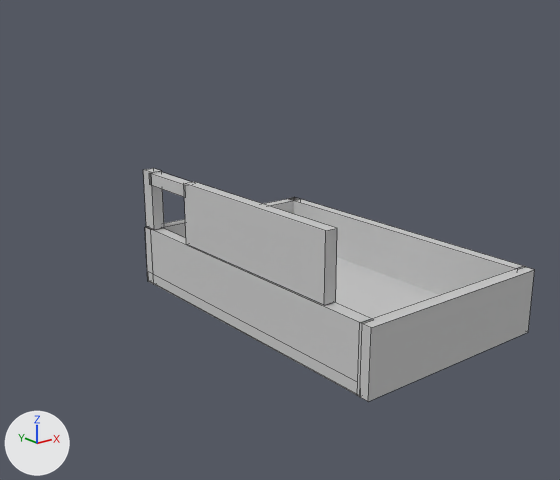
The FBX model GameTemplate/Game/Assets/modelData/Tatemono2.FBX: old version first, new version second.
Both versions are drawn from a camera (50 mm lens) standing at (-2.89, -3.47, 1.84) and looking at (-0.1, 0.01, 0.44). Every picture has the same lights, and +X, +Y and +Z are marked at lower left. Mesh edges are drawn as thin lines. Where no turn or scale is listed for an object, it has been applied to the vertices.
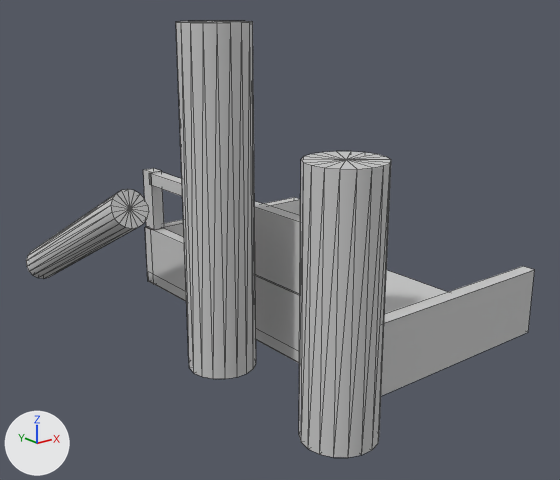
Where the change shows, as pixel boxes [x1, y1, x2, y2] in the pictures (560 x 480 px):
```json
{"object": "Cylinder003", "change": "added", "after": [299, 151, 391, 458]}
{"object": "Cylinder001", "change": "added", "after": [176, 21, 256, 379]}
{"object": "Box003", "change": "deleted", "before": [287, 197, 526, 295]}
{"object": "Cylinder002", "change": "added", "after": [26, 189, 148, 279]}
{"object": "Box002", "change": "unchanged, covered by the edit", "before": [151, 228, 371, 395], "after": [151, 228, 300, 363]}
{"object": "Box006", "change": "unchanged, covered by the edit", "before": [184, 182, 337, 305], "after": [254, 201, 300, 294]}
```

The change, as JSON lines over the scene's bpy script:
```json
{"op": "add", "block": "mat_02___default", "code": ["mat_02___default = principled_material('02 - Default')", "mat_02___default.base_color = (0.588, 0.588, 0.588)  # light grey #cacaca", "mat_02___default.roughness = 0.859"]}
{"op": "add", "block": "me_mesh_007_1", "code": ["me_mesh_007_1 = bpy.data.meshes.new('Mesh.007')", "me_mesh_007_1.from_pydata(...)  # 38 vertices, 72 faces; spans x -0.18..0.18, y -0.17..0.17, z 0.0..1.73", "me_mesh_007_1.materials.append(mat_02___default)  # its picture is missing"]}
{"op": "add", "block": "me_mesh_009", "code": ["me_mesh_009 = bpy.data.meshes.new('Mesh.009')", "me_mesh_009.from_pydata(...)  # an 18-sided cylinder along z spanning x -0.177..0.177, y -0.174..0.174, z 0.0..1.227", "me_mesh_009.materials.append(mat_02___default)  # its picture is missing"]}
{"op": "add", "block": "me_mesh_008", "code": ["me_mesh_008 = bpy.data.meshes.new('Mesh.008')", "me_mesh_008.from_pydata(...)  # 38 vertices, 72 faces; spans x -0.11..0.11, y -1.45..0.05, z -0.1..0.8", "me_mesh_008.materials.append(mat_02___default)  # its picture is missing"]}
{"op": "remove", "block": "ob_box003", "code": ["ob_box003 = bpy.data.objects.new('Box003', me_mesh_002)", "ob_box003.location = (0.755, -0.07, 0.0)"]}
{"op": "add", "block": "ob_cylinder001", "code": ["ob_cylinder001 = bpy.data.objects.new('Cylinder001', me_mesh_007_1)", "ob_cylinder001.location = (-0.809, -0.387, 0.0)"]}
{"op": "add", "block": "ob_cylinder003", "code": ["ob_cylinder003 = bpy.data.objects.new('Cylinder003', me_mesh_009)", "ob_cylinder003.location = (-0.809, -1.285, 0.0)"]}
{"op": "add", "block": "ob_cylinder002", "code": ["ob_cylinder002 = bpy.data.objects.new('Cylinder002', me_mesh_008)", "ob_cylinder002.location = (-0.91, 1.758, 0.0)"]}
```
